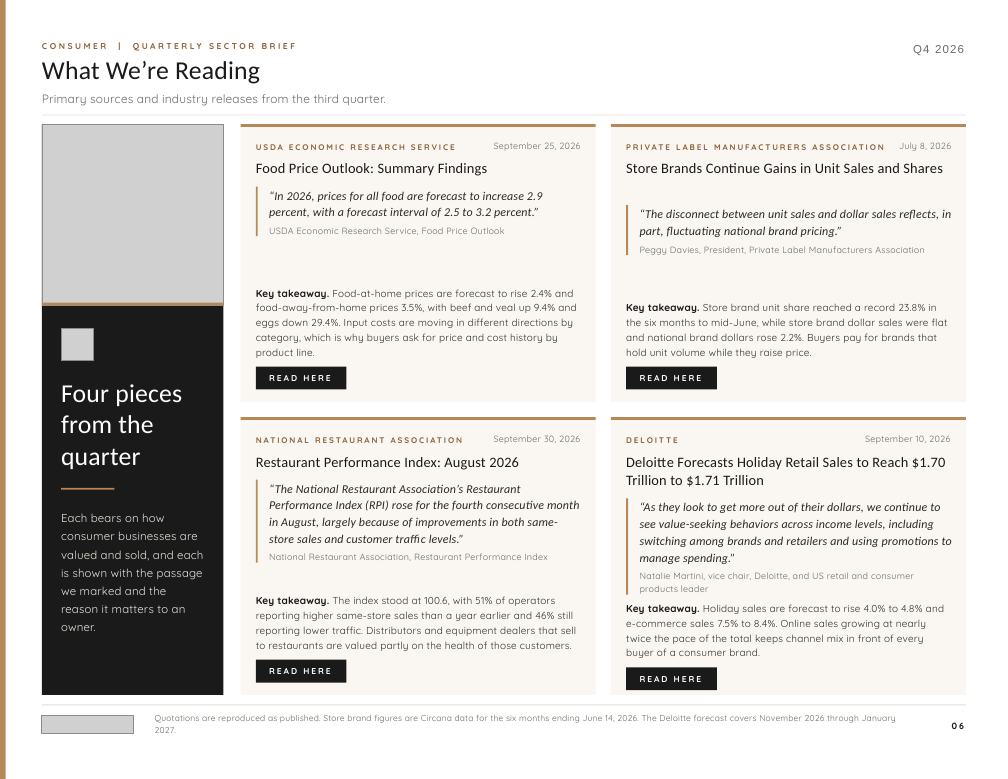
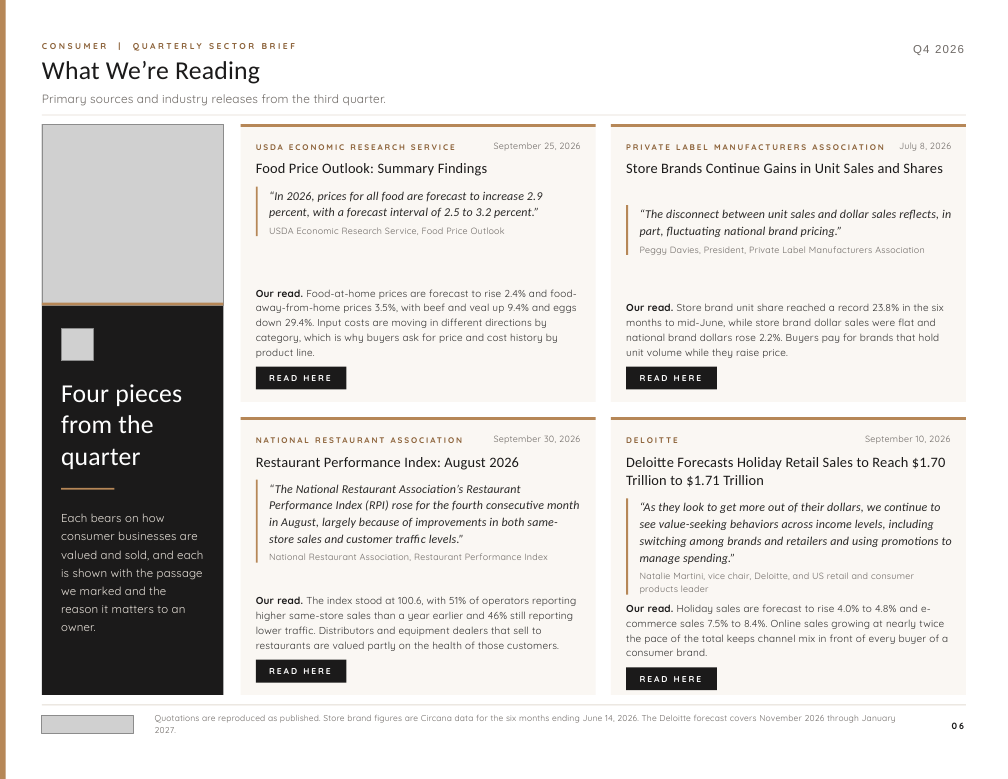
Before and after one commit to jp-hardin/about, a slide deck: slide 6 of mid-market-practice/_build/reports/consumer-q4-2026/brief.pptx. Drawn at 1008x779 pixels with LibreOffice and Linux fonts; fonts in the diff are those of the drawing; grey boxes stand for pictures. Boxes give left, top, right and bottom in pixels: in the first picture for what was removed or moved away, otherwise in the second. Text is boxed around its words. In the diff, an @@ line names an element or a change of style, - is before the commit and + after.

```diff
--- a/mid-market-practice/_build/reports/consumer-q4-2026/brief.pptx
+++ b/mid-market-practice/_build/reports/consumer-q4-2026/brief.pptx
@@ text at <box>256,289,576,358</box>: text changed @@
-Key takeaway. Food-at-home prices are forecast to rise 2.4% and food-away-from-home prices 3.5%, with beef and veal up 9.4% and eggs down 29.4%. Input costs are moving in different directions by category, which is why buyers ask for price and cost history by product line.
+Our read. Food-at-home prices are forecast to rise 2.4% and food-away-from-home prices 3.5%, with beef and veal up 9.4% and eggs down 29.4%. Input costs are moving in different directions by category, which is why buyers ask for price and cost history by product line.
@@ text at <box>626,303,944,358</box>: text changed @@
-Key takeaway. Store brand unit share reached a record 23.8% in the six months to mid-June, while store brand dollar sales were flat and national brand dollars rose 2.2%. Buyers pay for brands that hold unit volume while they raise price.
+Our read. Store brand unit share reached a record 23.8% in the six months to mid-June, while store brand dollar sales were flat and national brand dollars rose 2.2%. Buyers pay for brands that hold unit volume while they raise price.
@@ text at <box>256,596,576,651</box>: text changed @@
-Key takeaway. The index stood at 100.6, with 51% of operators reporting higher same-store sales than a year earlier and 46% still reporting lower traffic. Distributors and equipment dealers that sell to restaurants are valued partly on the health of those customers.
+Our read. The index stood at 100.6, with 51% of operators reporting higher same-store sales than a year earlier and 46% still reporting lower traffic. Distributors and equipment dealers that sell to restaurants are valued partly on the health of those customers.
@@ text at <box>626,604,948,656</box>: text changed @@
-Key takeaway. Holiday sales are forecast to rise 4.0% to 4.8% and e-commerce sales 7.5% to 8.4%. Online sales growing at nearly twice the pace of the total keeps channel mix in front of every buyer of a consumer brand.
+Our read. Holiday sales are forecast to rise 4.0% to 4.8% and e-commerce sales 7.5% to 8.4%. Online sales growing at nearly twice the pace of the total keeps channel mix in front of every buyer of a consumer brand.
```
Also in this commit, not shown: 3 other slides changed, 19 other files.
